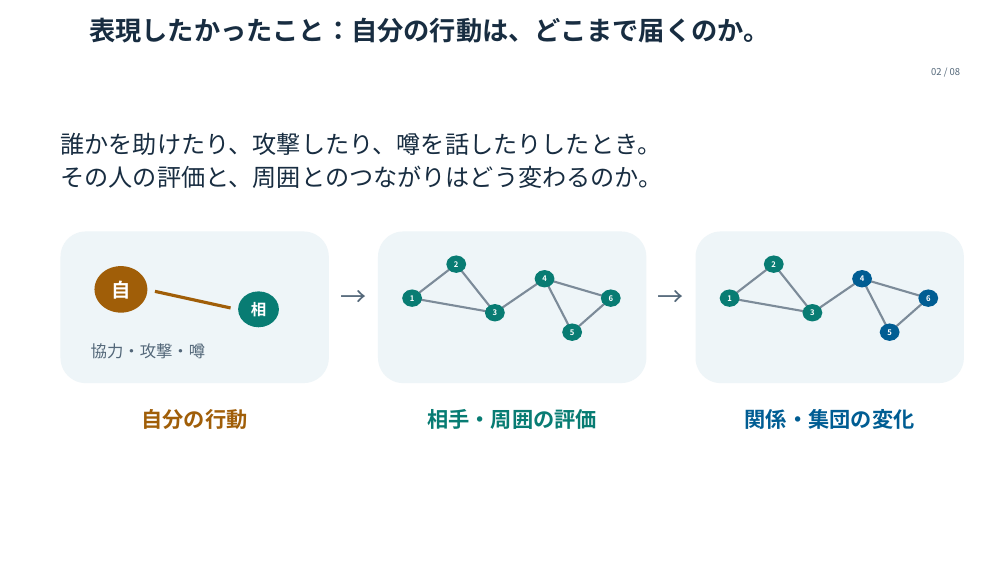
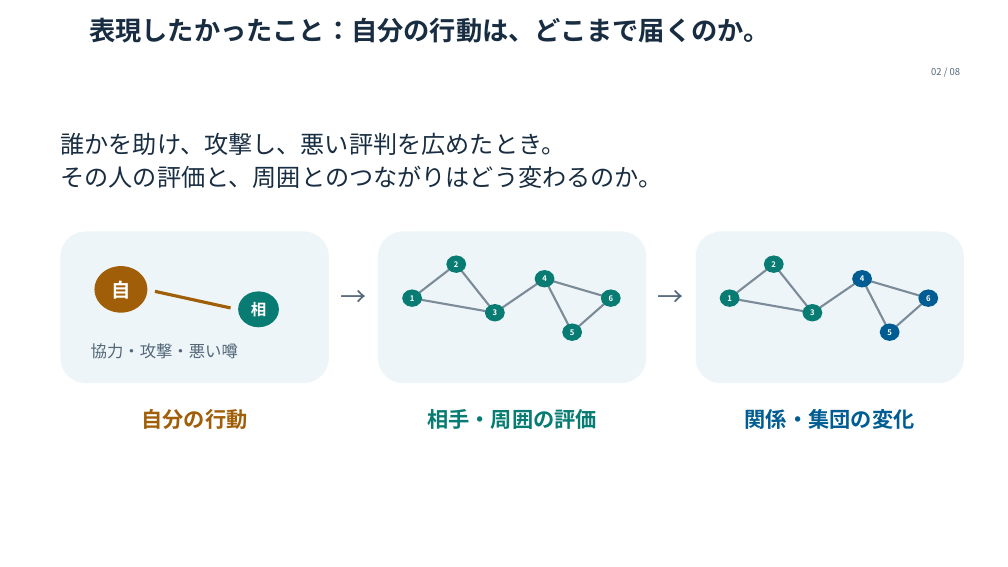
Before and after one commit to maton369/social-relationship-lab, a slide deck: slide 2 of presentation/Social_Relationship_Lab.pptx. Drawn at 1008x567 pixels with LibreOffice and Linux fonts; fonts in the diff are those of the drawing; background and template pictures are left out. Boxes give left, top, right and bottom in pixels: in the first picture for what was removed or moved away, otherwise in the second. Text is boxed around its words. In the diff, an @@ line names an element or a change of style, - is before the commit and + after.

```diff
--- a/presentation/Social_Relationship_Lab.pptx
+++ b/presentation/Social_Relationship_Lab.pptx
@@ text at box(60, 132, 565, 155): text changed @@
-誰かを助けたり、攻撃したり、噂を話したりしたとき。
+誰かを助け、攻撃し、悪い評判を広めたとき。
@@ text at box(91, 343, 238, 359): text changed @@
-協力・攻撃・噂
+協力・攻撃・悪い噂
```
Also in this commit, not shown: 4 other slides changed, 1 slide added, 1 slide removed, 17 other files.
